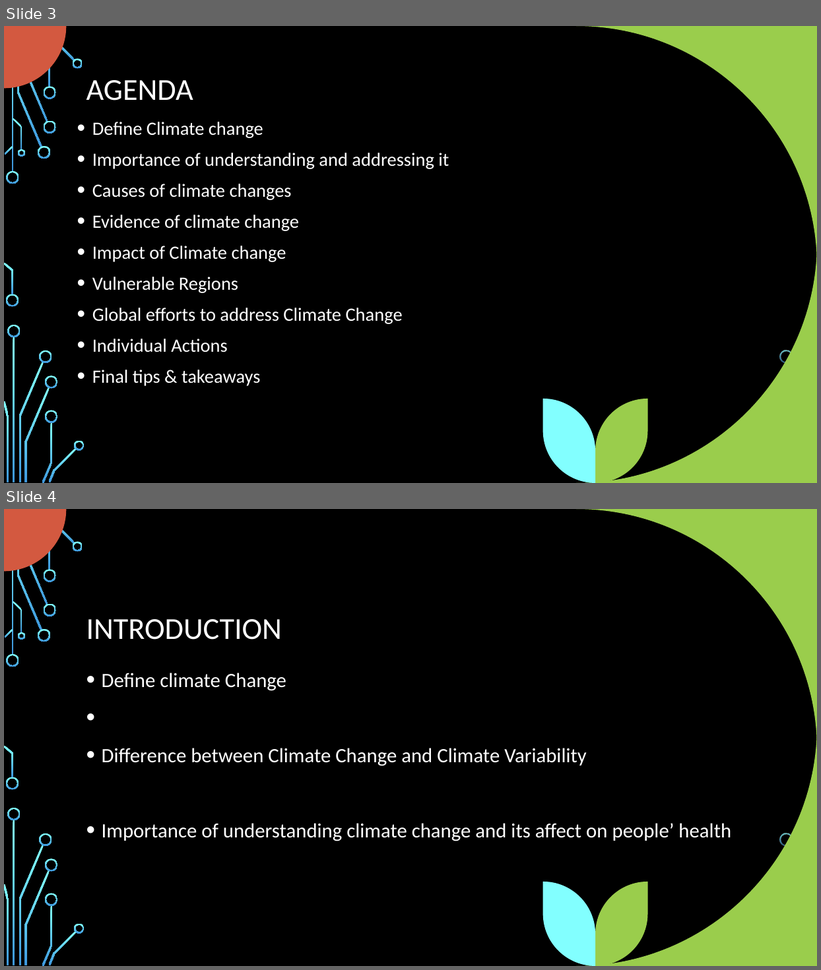
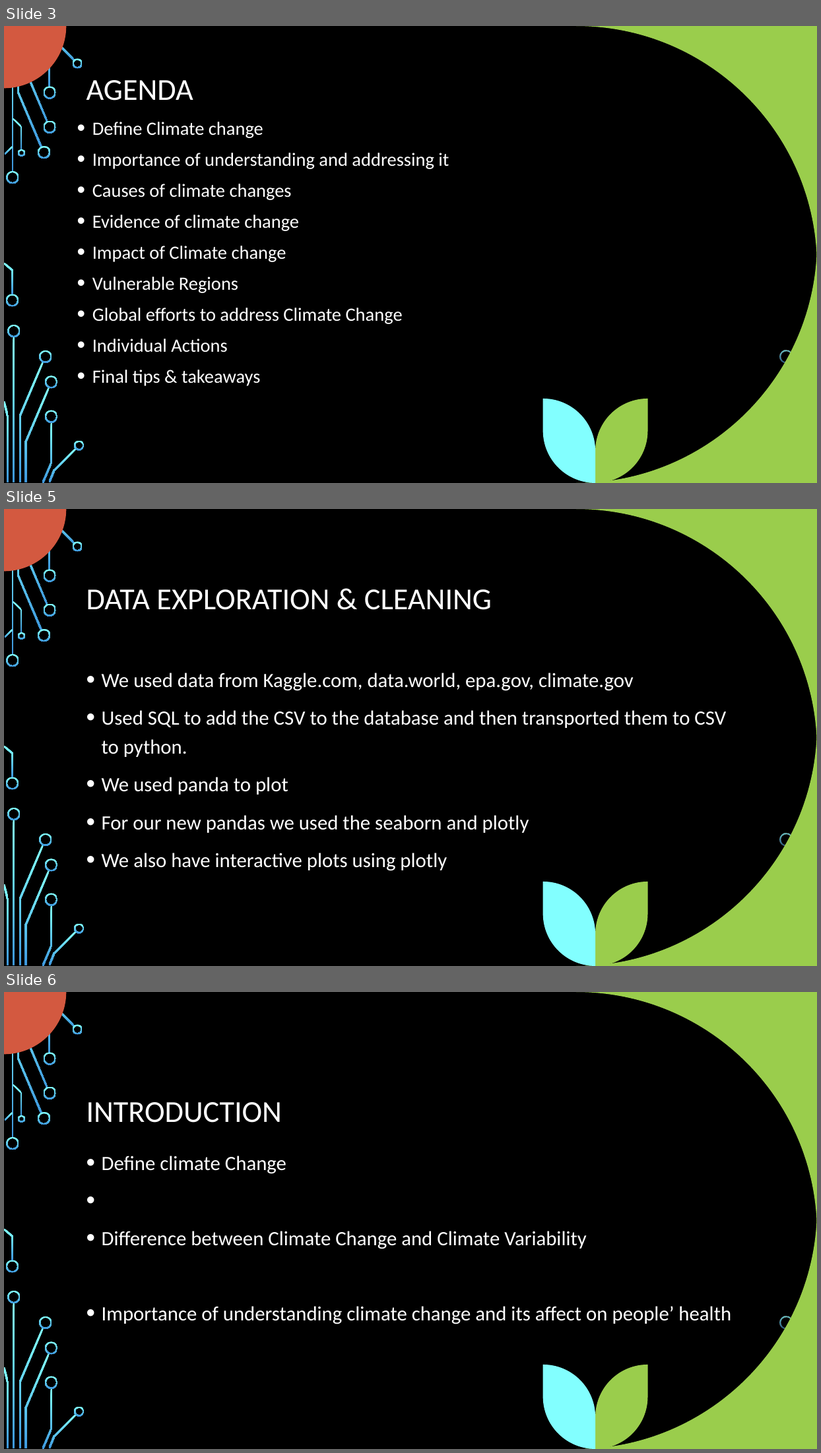
Before and after one commit to LinetOsoro/project_JS_DR_JR_LO, a slide deck: Understanding Global Climate Change.pptx. Shown one above the other, each under a label of ours: slides 3 and 4 before the commit, slides 3, 5 and 6 after it; the slides between them are not shown. The pictures are 821x970 and 821x1453 pixels, drawn with LibreOffice and Linux fonts; fonts in the diff are those of the drawing; background and template pictures are left out. Boxes give left, top, right and bottom in pixels: in the first picture for what was removed or moved away, otherwise in the second. Text is boxed around its words. In the diff, an @@ line names an element or a change of style, - is before the commit and + after.

```diff
--- a/Understanding Global Climate Change.pptx
+++ b/Understanding Global Climate Change.pptx
@@ slide 5 added at [4,509,817,966], background picture (left out); not listed: 41 template elements that a slide beside it also shows @@
@@ title added at [86,590,492,610], 36 pt, text #FFFFFF @@
+DATA EXPLORATION & CLEANING
@@ text added at [102,673,726,871], 24 pt, text #FFFFFF @@
+• We used data from Kaggle.com, data.world, epa.gov, climate.gov
+• Used SQL to add the CSV to the database and then transported them to CSV to python.
+• We used panda to plot
+• For our new pandas we used the seaborn and plotly
+• We also have interactive plots using plotly
@@ what was slide 4 is now slide 6 @@
```
Also in this commit, not shown: 5 other slides added, 1 slide removed.
